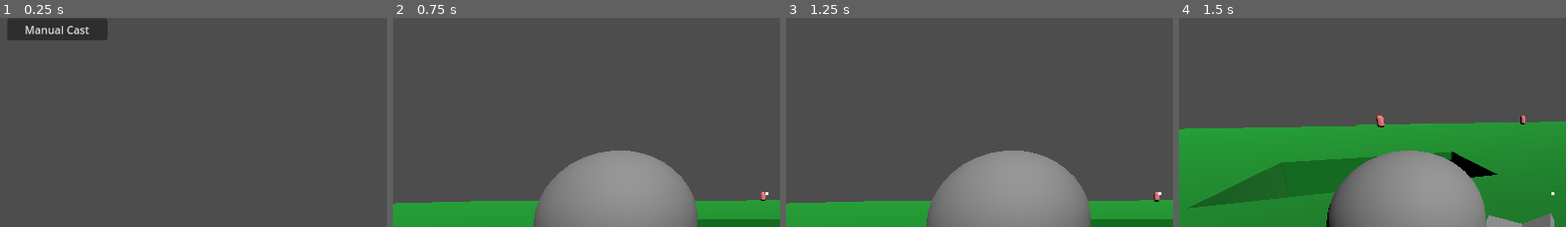
Above: before the commit, frames 1-4 (left to right).
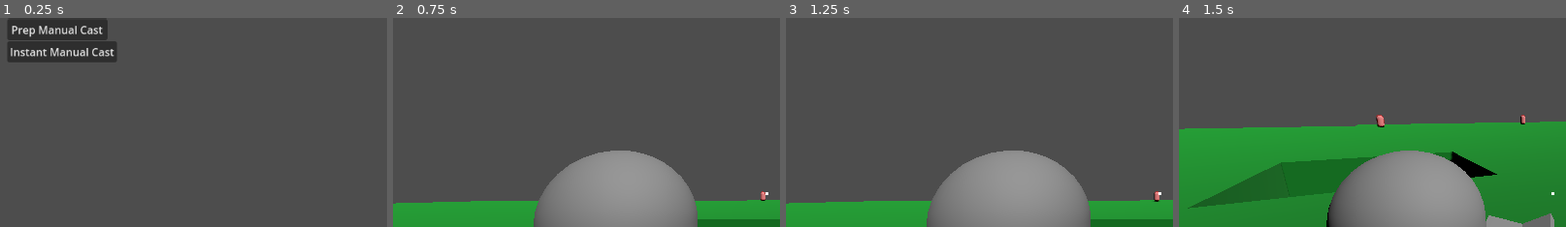
Above: after the commit, the same moments.

Repository: Tuocs/Project-Magic
Game: Godot game, scene res://main_menu.tscn
Two runs of this game, one before a commit and one after it. Both use one fixed random seed, a clock stepped at 60 frames per second and the inputs below.
Inputs (mouse positions are % of the whole screen's width and height, from its top left):
- Up to frame 1 (0.25 s): no input
- Up to frame 2 (0.75 s): click "Quick Cast" at 0.5 s
- Up to frame 3 (1.25 s): no input
- Up to frame 4 (1.5 s): tap Enter at 1.25 s; move the mouse to (55, 48) at 1.27 s; hold W (move_forward) from 1.28 s (still down); click (55, 48) at 1.35 s
The pictures show only the part of the screen within x 2-52%, y 6-56%; the shares and areas given below are measured in that part.

The runs differ from the first frame. In frame 1, 3.2% of the frame differs, in the area x 2-31%, y 3-22%; in frame 2, nothing differs; in frame 3, nothing differs; in frame 4, nothing differs.

Commit message:
instant manual cast

Diff:
--- /dev/null
+++ b/Scenes/instant_manual_cast_main.tscn
@@ -0,0 +1,10 @@
+[gd_scene load_steps=3 format=3 uid="uid://bnyeou0qj0f3k"]
+
+[ext_resource type="PackedScene" uid="uid://c1oiapt4kpdis" path="res://Scenes/main.tscn" id="1_2045e"]
+[ext_resource type="PackedScene" uid="uid://5uw668wgs67x" path="res://Prefabs/manual_cast_player.tscn" id="2_lr4ee"]
+
+[node name="Main" instance=ExtResource("1_2045e")]
+
+[node name="Player" parent="." index="10" instance=ExtResource("2_lr4ee")]
+transform = Transform3D(1, 0, 0, 0, 1, 0, 0, 0, 1, 0, 0, 9)
+instant_cast = true
--- a/Scripts/cast_ui.gd
+++ b/Scripts/cast_ui.gd
@@ -8,6 +8,7 @@
 var stored_spell_type: int = -1
 @export var auto_crystal: Control
 @export var mana_bar: TextureProgressBar
+var instant_cast: bool
 
 # Called when the node enters the scene tree for the first time.
 func _ready() -> void:
@@ -51,3 +52,5 @@
 		player.imbue(stored_imbue_type)
 	else:
 		player.imbue(0)
+	if instant_cast:
+		Input.action_press("magic_cast")
--- a/Scripts/main_menu.gd
+++ b/Scripts/main_menu.gd
@@ -2,11 +2,13 @@
 
 var Level1
 var Level2
+var Level3
 
 # Called when the node enters the scene tree for the first time.
 func _ready() -> void:
 	Level1 = preload("res://Scenes/quick_cast_main.tscn")
 	Level2 = preload("res://Scenes/manual_cast_main.tscn")
+	Level3 = preload("res://Scenes/instant_manual_cast_main.tscn")
 
 # Called every frame. 'delta' is the elapsed time since the previous frame.
 func _process(delta: float) -> void:
@@ -16,6 +18,8 @@
 func _on_button_pressed() -> void:
 	get_tree().change_scene_to_packed(Level1)
 
-
 func _on_button_2_pressed() -> void:
 	get_tree().change_scene_to_packed(Level2)
+
+func _on_button_3_pressed() -> void:
+	get_tree().change_scene_to_packed(Level3)
--- a/Scripts/manual_cast_player.gd
+++ b/Scripts/manual_cast_player.gd
@@ -15,10 +15,13 @@
 var imbuements: Array[element_type] = [element_type.NONE, element_type.RED, element_type.RED, element_type.RED, element_type.RED]
 var ray_length: float = 1000.0 # Maximum distance of the raycast
 var spell_cost: int = 1
+@export var instant_cast: bool
 
 func _ready():
 	super()
 	main_ui = $"Cast UI"
+	if instant_cast:
+		main_ui.instant_cast = instant_cast
 
 func _process(delta: float) -> void:
 	super(delta)
@@ -33,6 +36,8 @@
 	if Input.is_action_just_pressed("magic_cast") && !main_ui.is_active:
 		if current_magic == MagicMode.PROJECTILE: #-----------------------------PROJECTILE
 			if current_mana < spell_cost:
+				if instant_cast:
+					fizzle_spell()
 				return;
 			current_mana -= spell_cost
 			var spwn = projectile_scene.instantiate()
@@ -56,6 +61,8 @@
 
 			if result.has("position"):
 				if current_mana < spell_cost:
+					if instant_cast:
+						fizzle_spell()
 					return;
 				current_mana -= spell_cost
 				var hit_position: Vector3 = result["position"]
@@ -74,6 +81,8 @@
 				current_magic = MagicMode.NONE
 			else:
 				print("Raycast did not hit anything.")
+				if instant_cast:
+					fizzle_spell()
 		if current_magic == MagicMode.STRUCTURE:#---------------------------------Structure
 			var mouse_pos: Vector2 = cam.get_viewport().get_mouse_position()
 			var from: Vector3 = cam.project_ray_origin(mouse_pos)
@@ -85,6 +94,8 @@
 
 			if result.has("position"):
 				if current_mana < spell_cost:
+					if instant_cast:
+						fizzle_spell()
 					return;
 				current_mana -= spell_cost
 				var hit_position: Vector3 = result["position"]
@@ -100,8 +111,12 @@
 				current_magic = MagicMode.NONE
 			else:
 				print("Raycast did not hit anything.")
+				if instant_cast:
+					fizzle_spell()
 		if current_magic == MagicMode.BLAST:#------------------------------------BLAST
 			if current_mana < spell_cost:
+				if instant_cast:
+					fizzle_spell()
 				return;
 			current_mana -= spell_cost
 			var spwn = blast_scene.instantiate()
@@ -143,3 +158,7 @@
 	current_magic = type
 	book_displays[current_magic-1].visible = true
 	#print(element_colors[type], current_magic, book_displays[current_magic].get_active_material(0).albedo_color)
+
+func fizzle_spell():
+	book_displays[current_magic-1].visible = false
+	current_magic = MagicMode.NONE
--- a/main_menu.tscn
+++ b/main_menu.tscn
@@ -25,7 +25,16 @@
 offset_top = 64.0
 offset_right = 180.0
 offset_bottom = 94.0
-text = "Manual Cast"
+text = "Prep Manual Cast"
+
+[node name="Button3" type="Button" parent="."]
+layout_mode = 0
+offset_left = 31.0
+offset_top = 97.0
+offset_right = 180.0
+offset_bottom = 128.0
+text = "Instant Manual Cast"
 
 [connection signal="pressed" from="Button" to="." method="_on_button_pressed"]
 [connection signal="pressed" from="Button2" to="." method="_on_button_2_pressed"]
+[connection signal="pressed" from="Button3" to="." method="_on_button_3_pressed"]
